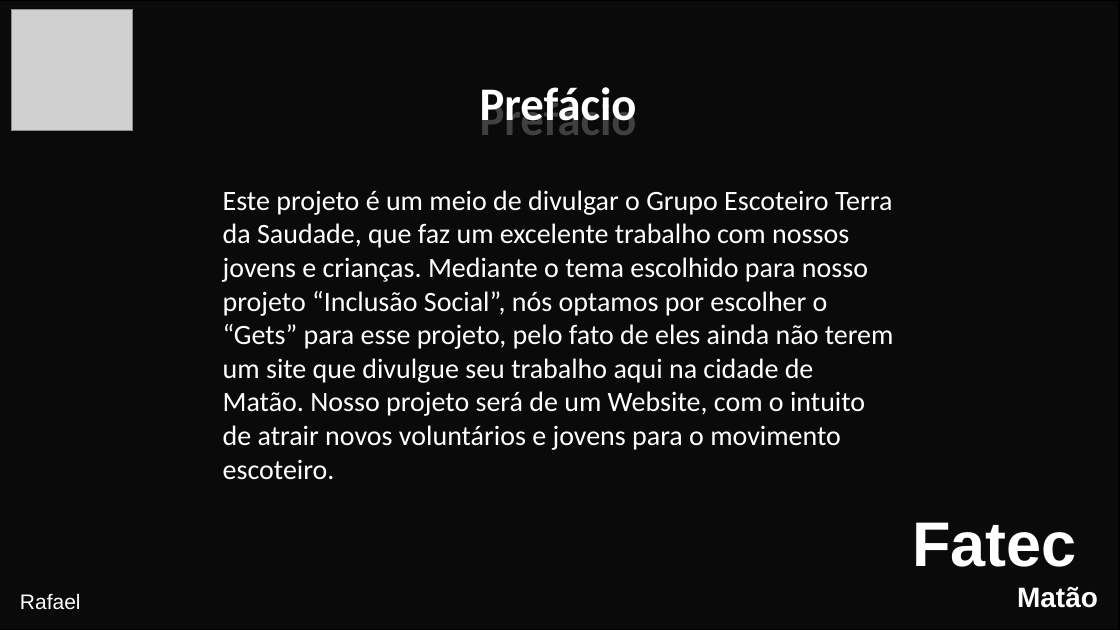
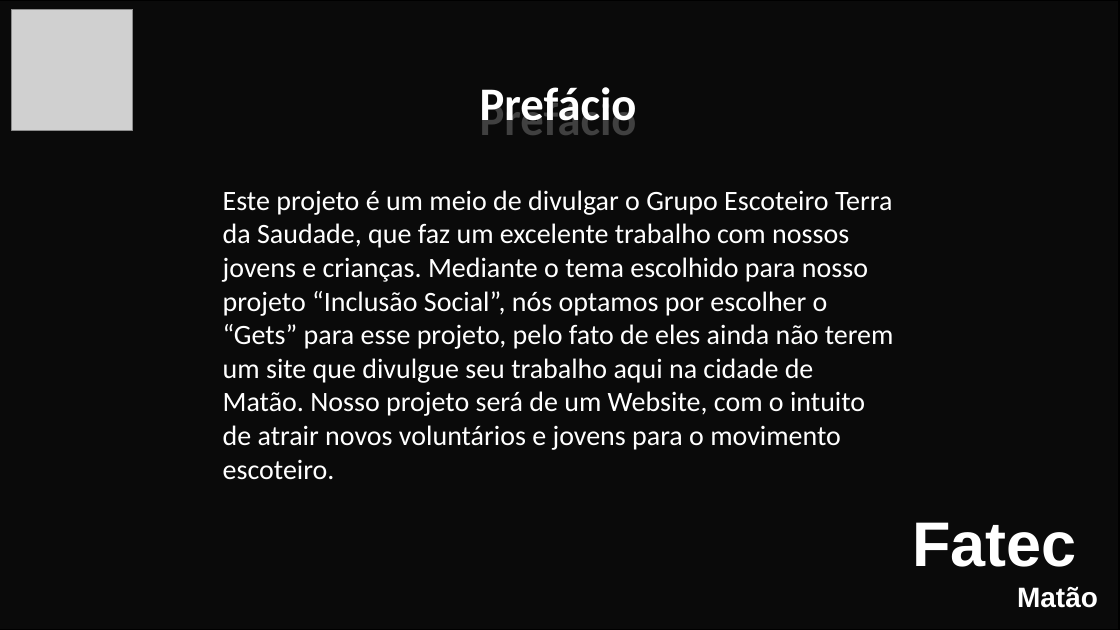
Before and after one commit to Interdisciplinary-Project/Documents, a slide deck: slide 3 of Apresentação-Projeto 13-06.pptx. Drawn at 1120x630 pixels with LibreOffice and Linux fonts; fonts in the diff are those of the drawing; grey boxes stand for pictures; background and template pictures are left out; a plain dark background stands for a picture behind light text. Boxes give left, top, right and bottom in pixels: in the first picture for what was removed or moved away, otherwise in the second. Text is boxed around its words. In the diff, an @@ line names an element or a change of style, - is before the commit and + after.

```diff
--- a/Apresentação-Projeto 13-06.pptx
+++ b/Apresentação-Projeto 13-06.pptx
@@ text removed at [20, 593, 81, 610] @@
-Rafael
```
Also in this commit, not shown: 8 other slides changed, 7 slides added.
